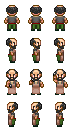
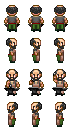
Comparing the layer stacks of the two (72, 128) images. Changes:
painted on "anvil-front" over [4, 87, 68, 96]
added layer "anvil-rear" over [4, 23, 68, 32]
